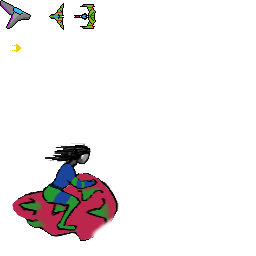
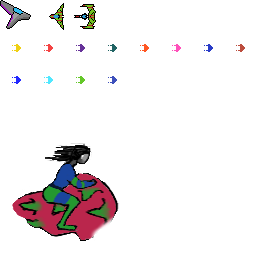
Before/after of a (256, 256) layered artwork. What changed in the layer stack:
added layer "fireball copy #1" above "fireball copy" over box(12, 76, 117, 84)
added layer "fireball copy" above "fireball" over box(140, 44, 245, 52)
painted on "fireball" over box(44, 44, 117, 52)
